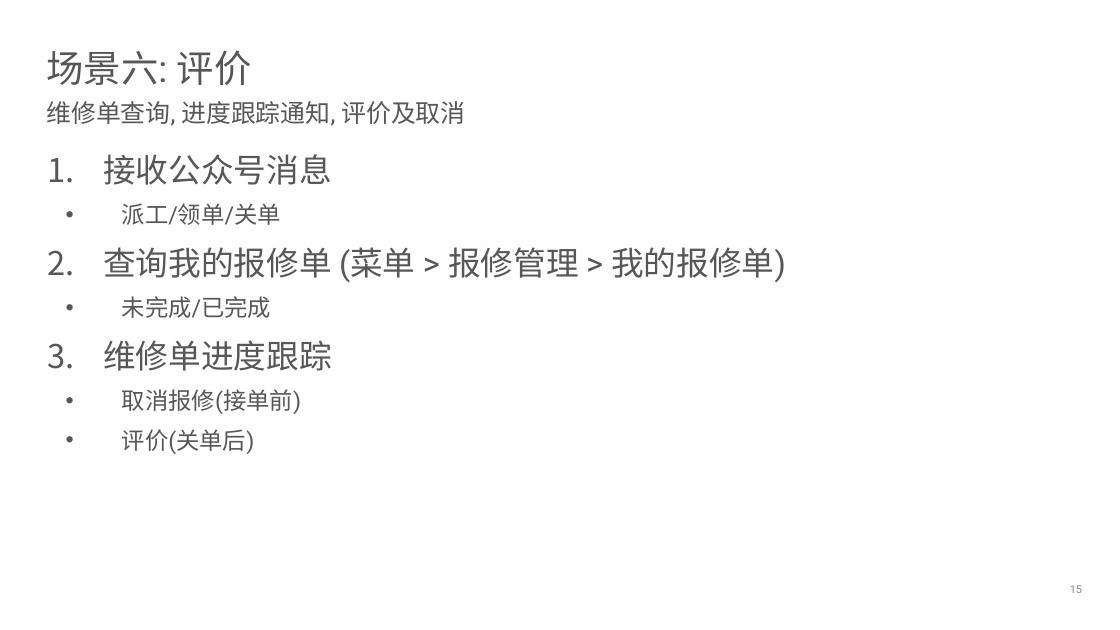
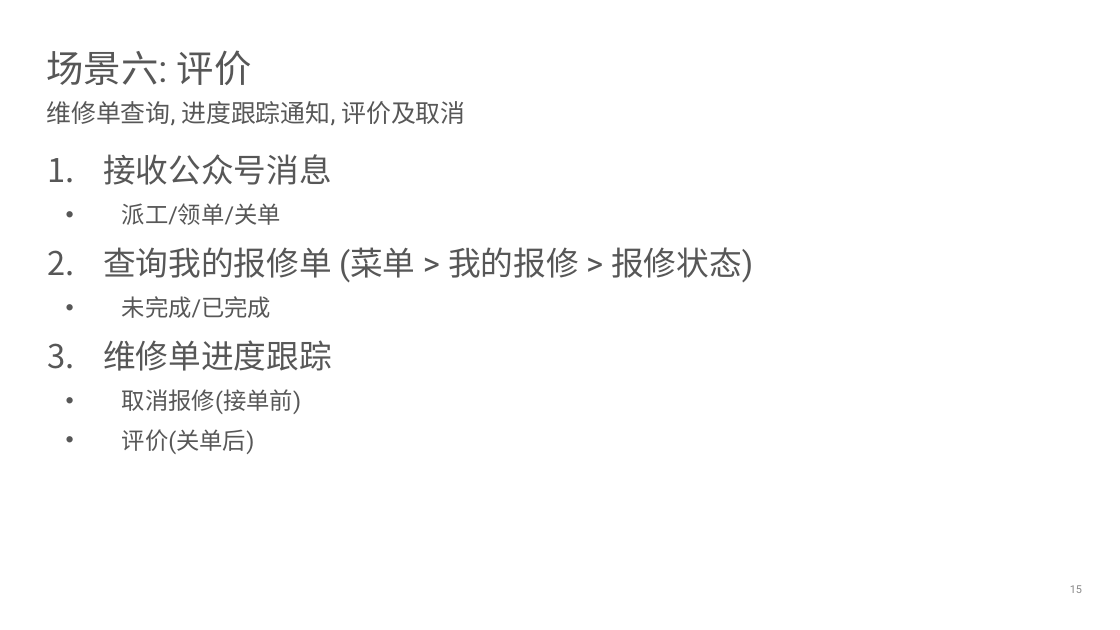
Before and after one commit to devhotmail/APMHome, a slide deck: slide 15 of Document/APM_userstories.pptx. Drawn at 1120x630 pixels with LibreOffice and Linux fonts; fonts in the diff are those of the drawing; background and template pictures are left out. Boxes give left, top, right and bottom in pixels: in the first picture for what was removed or moved away, otherwise in the second. Text is boxed around its words. In the diff, an @@ line names an element or a change of style, - is before the commit and + after.

```diff
--- a/Document/APM_userstories.pptx
+++ b/Document/APM_userstories.pptx
@@ text at (103, 247, 753, 282): text changed @@
-2. 查询我的报修单 (菜单 > 报修管理 > 我的报修单)
+2. 查询我的报修单 (菜单 > 我的报修 > 报修状态)
```
Also in this commit, not shown: 11 other slides changed.
